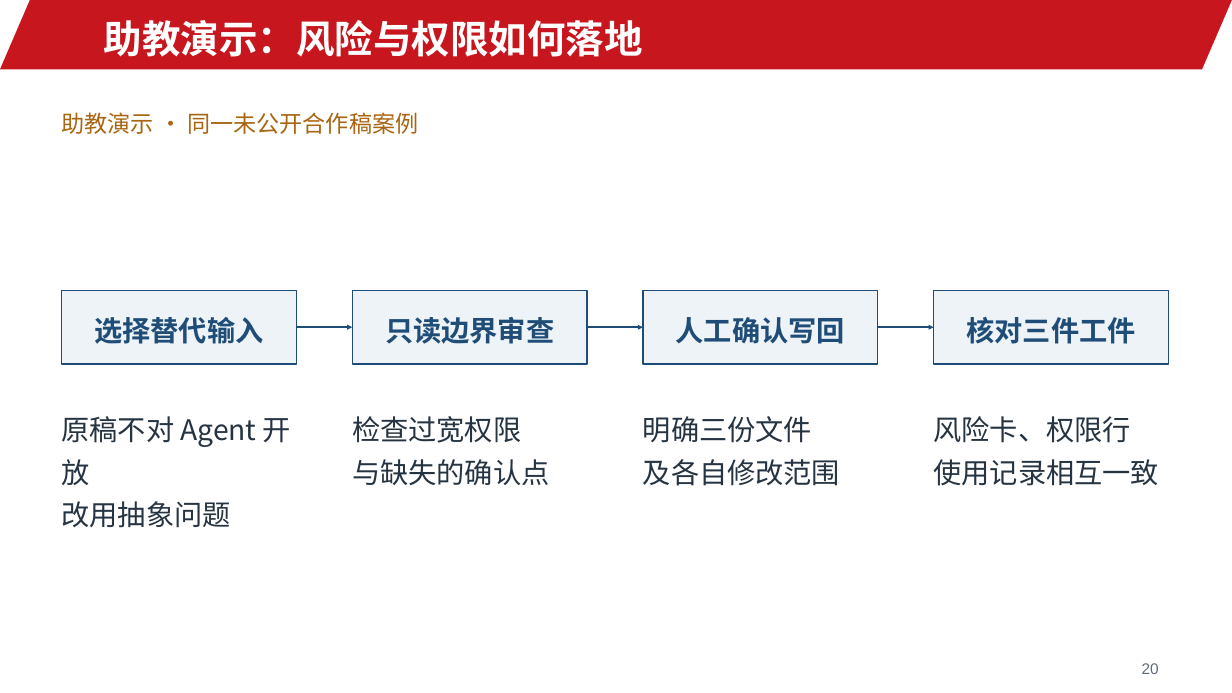
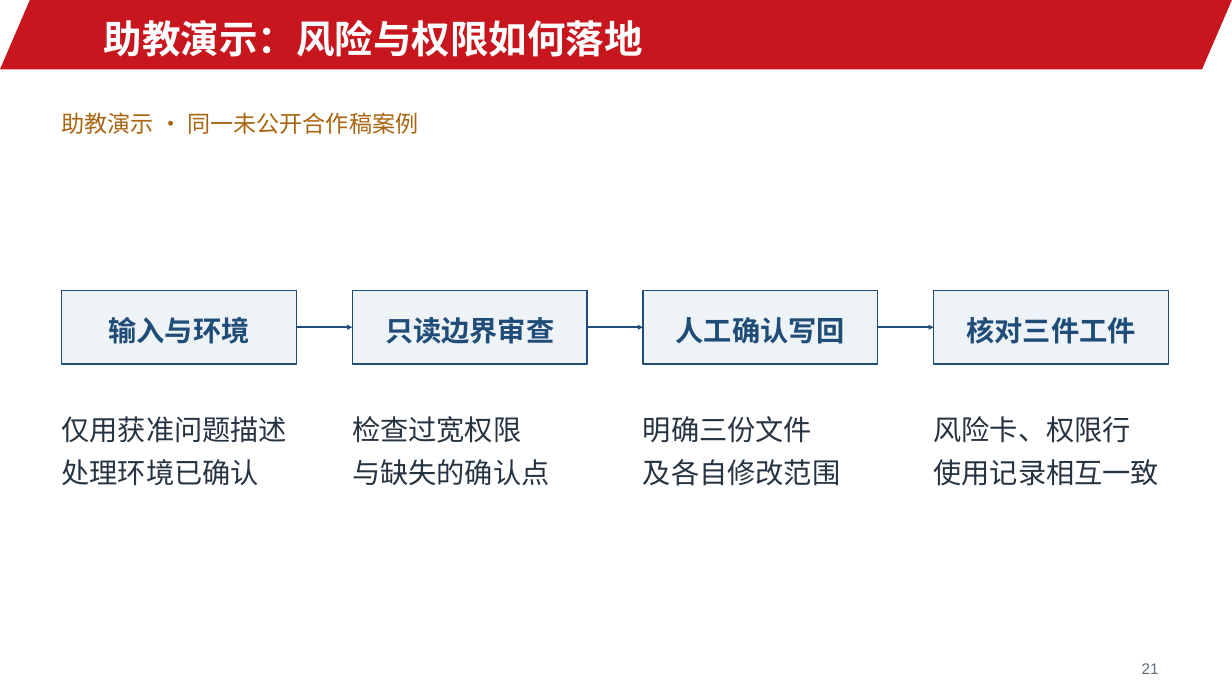
Before and after one commit to jinyh/ai4research, a slide deck: slide 21 of lessons/lesson-02/slides.pptx (slide 20 before the commit). Drawn at 1232x693 pixels with LibreOffice and Linux fonts; fonts in the diff are those of the drawing; background and template pictures are left out. Boxes give left, top, right and bottom in pixels: in the first picture for what was removed or moved away, otherwise in the second. Text is boxed around its words. In the diff, an @@ line names an element or a change of style, - is before the commit and + after.

```diff
--- a/lessons/lesson-02/slides.pptx
+++ b/lessons/lesson-02/slides.pptx
@@ text in rectangle at box(109, 317, 250, 344): text changed @@
-选择替代输入
+输入与环境
@@ text at box(62, 416, 287, 485): text changed @@
-原稿不对 Agent 开放
-改用抽象问题
+仅用获准问题描述
+处理环境已确认
@@ text at box(1142, 663, 1159, 674): text changed @@
-20
+21
```
Also in this commit, not shown: 23 other slides changed, 2 slides added, 1 slide removed, 8 other files.
